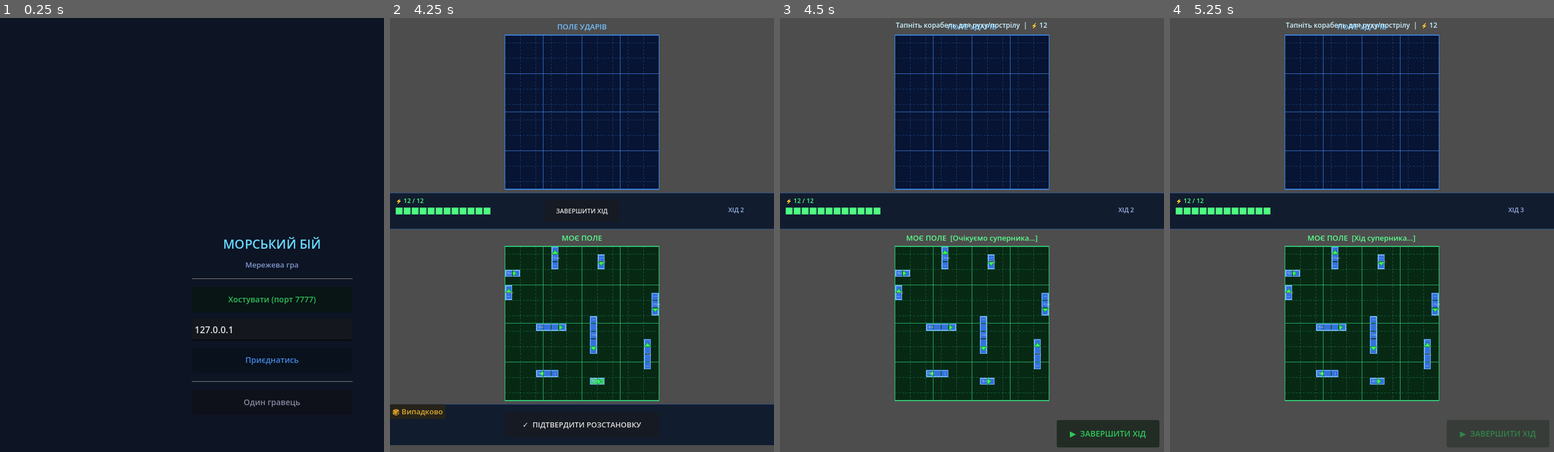
Above: before the commit, frames 1-4 (left to right).
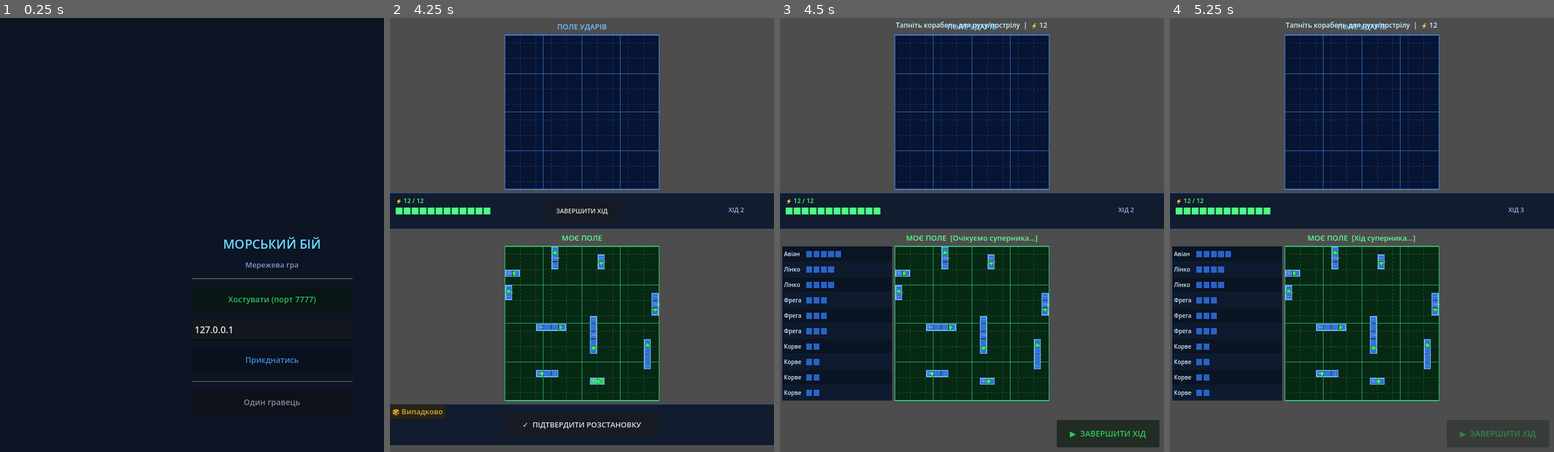
Above: after the commit, the same moments.

Repository: MaanAndrii/sea-battle
Game: Godot game, scene res://LobbyScene.tscn
Two runs of this game, one before a commit and one after it. Both use one fixed random seed, a clock stepped at 60 frames per second and the inputs below.
Inputs:
- Up to frame 1 (0.25 s): no input
- Up to frame 2 (4.25 s): click "Хостувати (порт 7777)" at 0.5 s; click "Приєднатись" at 1.25 s; click "Один гравець" at 2 s; click "ЗАВЕРШИТИ ХІД" at 2.75 s; click "🎲 Випадково" at 3.5 s
- Up to frame 3 (4.5 s): click "✓ ПІДТВЕРДИТИ РОЗСТАНОВКУ" at 4.25 s
- Up to frame 4 (5.25 s): click "▶ ЗАВЕРШИТИ ХІД" at 5 s

Frames 1-2 are identical in both runs. In frame 3, 10% of the frame differs, in the area x 0-30%, y 52-89%; in frame 4, 10%.

Commit message:
Fix sunk ship display, move controls right, add fleet panel
- NetworkManager: include sunk ships (is_placed=false, all sections hit)
  in _serialize_fleet with sunk:true flag so opponent receives authoritative
  wreckage data each turn
- NetworkOpponent: on_turn_received now calls _sink_opponent_ship when
  sunk:true arrives, guarded by marked_sunk to prevent double-call
- ShipMover: reposition all controls (arrows, rotation, commit) to a
  vertical column to the RIGHT of the lower grid; hide perpendicular
  arrows so only forward/backward are shown
- CombatManager: create FleetPanel to the LEFT of the lower grid showing
  all ships with section health, shot markers and move indicators;
  refresh on every status/plan change

https://claude.ai/code/session_01VfCu7HDBfMj15GfMbApm8E

Diff:
--- a/Scripts/CombatManager.gd
+++ b/Scripts/CombatManager.gd
@@ -33,6 +33,7 @@
 var _info_lbl:    Label       = null   # ліміти вибраного корабля
 var _commit_btn:  Button      = null
 var _undo_btn:    Button      = null
+var _fleet_panel: Control     = null
 
 const C_COMMIT = Color(0.2, 0.9, 0.4, 1.0)
 const C_UNDO   = Color(0.6, 0.6, 0.6, 0.9)
@@ -62,6 +63,9 @@
 	for ship in all_ships:
 		if ship.is_placed:
 			plan.append({ "ship": ship, "shots": [] as Array[Vector2i] })
+	if _fleet_panel:
+		_fleet_panel.set("plan_ref", plan)
+		_fleet_panel.queue_redraw()
 
 func _build_ui() -> void:
 	var vp = get_viewport().get_visible_rect().size
@@ -107,6 +111,20 @@
 	_commit_btn.mouse_filter = Control.MOUSE_FILTER_STOP
 	_commit_btn.pressed.connect(_on_execute_turn)
 	_ui_layer.add_child(_commit_btn)
+
+	# Панель флоту — ліворуч від нижнього поля
+	var lg_x = lower_grid.global_position.x
+	var lg_y = lower_grid.global_position.y
+	var lg_h = lower_grid.cell_size * 20.0
+	var fp_w = lg_x - 8.0
+	if fp_w >= 40.0:
+		_fleet_panel = Control.new()
+		_fleet_panel.set_script(load("res://Scripts/FleetPanel.gd"))
+		_fleet_panel.position = Vector2(4.0, lg_y)
+		_fleet_panel.size     = Vector2(fp_w, lg_h)
+		_fleet_panel.set("all_ships", all_ships)
+		_fleet_panel.set("plan_ref",  plan)
+		_ui_layer.add_child(_fleet_panel)
 
 # ─────────────────────────────────────────
 #  Input з GameScene
@@ -335,6 +353,9 @@
 				selected_ship.ship_name, turn_manager.energy])
 	else:
 		_set_status("Тапніть корабель для руху/пострілу  |  ⚡ %d" % turn_manager.energy)
+	if _fleet_panel:
+		_fleet_panel.set("selected_ship", selected_ship)
+		_fleet_panel.queue_redraw()
 
 func _refresh_info() -> void:
 	if not selected_ship:
--- /dev/null
+++ b/Scripts/FleetPanel.gd
@@ -0,0 +1,94 @@
+## FleetPanel.gd
+## Статус флоту — ліворуч від нижнього поля.
+## Показує: назву корабля, здоров'я секцій (кольорові квадрати),
+## мітки «рухався» і «стріляв» у поточному ході.
+
+extends Control
+
+var all_ships:    Array = []
+var plan_ref:     Array = []   # посилання на CombatManager.plan (той самий масив)
+var selected_ship         = null
+
+const C_INTACT   = Color(0.18, 0.44, 0.90, 0.85)
+const C_HIT      = Color(0.72, 0.10, 0.04, 0.90)
+const C_SUNK_SEC = Color(0.35, 0.35, 0.38, 0.55)
+const C_BG_EVEN  = Color(0.03, 0.07, 0.13, 0.78)
+const C_BG_ODD   = Color(0.05, 0.10, 0.18, 0.78)
+const C_BG_SEL   = Color(0.18, 0.36, 0.72, 0.28)
+const C_TEXT     = Color(0.82, 0.92, 1.00, 1.00)
+const C_TEXT_DIM = Color(0.48, 0.53, 0.58, 0.75)
+const C_BORDER   = Color(0.20, 0.35, 0.60, 0.40)
+const C_MOVED    = Color(0.20, 0.92, 0.35, 1.00)
+const C_SHOT     = Color(1.00, 0.30, 0.06, 1.00)
+const C_HIT_X    = Color(1.00, 0.28, 0.04, 1.00)
+
+func _draw() -> void:
+	if all_ships.is_empty(): return
+
+	var n      = all_ships.size()
+	var row_h  = clamp(size.y / float(n), 18.0, 36.0)
+	var font   = ThemeDB.fallback_font
+	var fsz    = int(clamp(row_h * 0.40, 8.0, 13.0))
+	var bsz    = clamp(row_h * 0.38, 5.0, 12.0)   # section box size
+	var bgap   = bsz + 2.5
+
+	# Overall background
+	draw_rect(Rect2(Vector2.ZERO, size), Color(0.03, 0.07, 0.13, 0.80))
+
+	for i in range(n):
+		var ship   = all_ships[i]
+		var ry     = i * row_h
+		var is_sel = (ship == selected_ship)
+		var ds     = ship.get("damaged_sections")
+		if not (ds is Array): ds = []
+		var is_sunk  = not ship.is_placed
+		var text_col = C_TEXT_DIM if is_sunk else C_TEXT
+
+		# Row background
+		var row_bg = C_BG_SEL if is_sel else (C_BG_ODD if i % 2 else C_BG_EVEN)
+		draw_rect(Rect2(0, ry, size.x, row_h - 1.0), row_bg)
+
+		# Ship name (up to 5 chars)
+		var nm = ship.ship_name.left(5)
+		draw_string(font,
+			Vector2(3, ry + (row_h + fsz) * 0.5 - 1),
+			nm, HORIZONTAL_ALIGNMENT_LEFT, 38, fsz, text_col)
+
+		# Section health boxes
+		var bx = 42.0
+		var by = ry + (row_h - bsz) * 0.5
+		for j in range(ship.size):
+			var hit = ds.size() > j and ds[j]
+			var bc  = C_SUNK_SEC if is_sunk else (C_HIT if hit else C_INTACT)
+			var rx  = bx + j * bgap
+			draw_rect(Rect2(rx, by, bsz, bsz), bc)
+			if hit and not is_sunk:
+				var p = 1.5
+				draw_line(Vector2(rx + p, by + p),
+				          Vector2(rx + bsz - p, by + bsz - p), C_HIT_X, 1.5)
+				draw_line(Vector2(rx + bsz - p, by + p),
+				          Vector2(rx + p, by + bsz - p),       C_HIT_X, 1.5)
+
+		# Icons
+		var ix = bx + ship.size * bgap + 4.0
+		var iy = ry + (row_h + fsz) * 0.5 - 1.0
+
+		if ship.get("has_moved") == true:
+			draw_string(font, Vector2(ix, iy), "▶", HORIZONTAL_ALIGNMENT_LEFT,
+				-1, fsz, C_MOVED)
+			ix += fsz + 3.0
+
+		# Count shots in plan for this ship
+		var shots_n = 0
+		for entry in plan_ref:
+			if entry["ship"] == ship:
+				shots_n = (entry["shots"] as Array).size()
+				break
+		if ship.get("shoot_marked") == true or shots_n > 0:
+			var lbl = ("×%d" % shots_n) if shots_n > 0 else "×"
+			draw_string(font, Vector2(ix, iy), lbl, HORIZONTAL_ALIGNMENT_LEFT,
+				-1, fsz, C_SHOT)
+
+	# Side borders
+	draw_line(Vector2(0, 0), Vector2(0, size.y),          C_BORDER, 1.0)
+	draw_line(Vector2(size.x - 1, 0), Vector2(size.x - 1, size.y), C_BORDER, 1.0)
--- a/Scripts/NetworkManager.gd
+++ b/Scripts/NetworkManager.gd
@@ -87,12 +87,20 @@
 	var result := []
 	for i in range(ships.size()):
 		var ship = ships[i]
-		if not ship.is_placed: continue
+		# Check if ship is sunk (not placed but all sections hit)
+		var ds = ship.get("damaged_sections")
+		var is_sunk = false
+		if not ship.is_placed and ds is Array and ds.size() > 0:
+			is_sunk = true
+			for d in ds:
+				if not d: is_sunk = false; break
+		if not ship.is_placed and not is_sunk: continue
 		result.append({
-			"fleet_idx":     i,          # стабільний індекс — унікальний навіть для однойменних кораблів
+			"fleet_idx":     i,
 			"name":          ship.ship_name,
 			"size":          ship.size,
 			"rotation_step": ship.rotation_step,
 			"cells":         ship.cells.map(func(c): return [c.x, c.y]),
+			"sunk":          is_sunk,
 		})
 	return result
--- a/Scripts/NetworkOpponent.gd
+++ b/Scripts/NetworkOpponent.gd
@@ -113,6 +113,10 @@
 		var hit_sec: Array = _opponent_ships[idx]["hit_sections"]
 		if hit_sec.size() != sz:
 			while hit_sec.size() < sz: hit_sec.append(false)
+		# Авторитетне підтвердження потоплення від суперника
+		if ship_data.get("sunk", false) and not _opponent_ships[idx].get("marked_sunk", false):
+			_opponent_ships[idx]["marked_sunk"] = true
+			_sink_opponent_ship(_opponent_ships[idx])
 
 	# Застосовуємо постріли суперника по нашому флоту
 	for shot_arr in (turn.get("shots", []) as Array):
--- a/Scripts/ShipMover.gd
+++ b/Scripts/ShipMover.gd
@@ -136,35 +136,46 @@
 		_hide_all_ui()
 		return
 
-	var cs     = selected_ship.cell_size
-	var center = _current_center_px()
-
-	# ── Стрілки ──
-	# Отримуємо межі нижнього поля через grid_renderer
-	var gr          = grid_renderer
-	var grid_left   = gr.global_position.x
-	var grid_right  = gr.global_position.x + cs * 20.0
-	var grid_top    = gr.global_position.y
-	var grid_bottom = gr.global_position.y + cs * 20.0
-	var btn_half    = BTN_SIZE / 2.0
-
-	# Стрілки — за межами поля по відповідній стороні
-	var positions = [
-		Vector2(center.x, grid_top    - BTN_SIZE.y * 0.5 - 4),   # ▲ над полем
-		Vector2(center.x, grid_bottom + BTN_SIZE.y * 0.5 + 4),   # ▼ під полем
-		Vector2(grid_left  - BTN_SIZE.x * 0.5 - 4, center.y),    # ◄ ліворуч
-		Vector2(grid_right + BTN_SIZE.x * 0.5 + 4, center.y),    # ► праворуч
-	]
+	var cs        = selected_ship.cell_size
+	var gr        = grid_renderer
+	var grid_right = gr.global_position.x + cs * 20.0
+	var grid_top   = gr.global_position.y
+
+	# Вертикальна колонка ПРАВОРУЧ від поля
+	var col_x = grid_right + 4.0
+	var cy    = grid_top + 8.0
+
+	# Мітка витрат
+	_cost_label.visible  = true
+	_cost_label.text     = "⚡ %d" % energy_spent
+	_cost_label.position = Vector2(col_x, cy)
+	var ratio = float(energy_spent) / float(turn_manager.MAX_ENERGY)
+	var c_col = Color(1.0, 0.3, 0.2) if ratio > 0.7 \
+		else (Color(1.0, 0.85, 0.2) if ratio > 0.4 else Color(0.3, 1.0, 0.4))
+	_cost_label.add_theme_color_override("font_color", c_col)
+	cy += 22.0
+
+	# Тільки стрілки вперед/назад (перпендикулярні — ховаємо)
+	var fwd_dir  = _forward_dir()
+	var bwd_dir  = Vector2i(-fwd_dir.x, -fwd_dir.y)
+	var mov_cost = turn_manager.move_cost(selected_ship.get("damaged") == true)
+	var fwd_btn: Button = null
+	var bwd_btn: Button = null
 	for i in range(4):
-		var btn  = _arrow_btns[i]
-		var cost = turn_manager.move_cost(selected_ship.get("damaged") == true)
-		var can  = _can_move_dir(DIRS[i]) and turn_manager.can_afford(energy_spent + cost)
-		btn.visible  = true
-		btn.disabled = not can
-		btn.modulate = C_ARROW_OK if can else C_ARROW_NO
-		btn.position = positions[i] - btn_half
-
-	# ── Повороти — під полем, поряд зі стрілкою ▼ ──
+		var btn = _arrow_btns[i]
+		if   DIRS[i] == fwd_dir: fwd_btn = btn
+		elif DIRS[i] == bwd_dir: bwd_btn = btn
+		else: btn.visible = false
+
+	if fwd_btn:
+		var can      = _can_move_dir(fwd_dir) and turn_manager.can_afford(energy_spent + mov_cost)
+		fwd_btn.visible  = true
+		fwd_btn.disabled = not can
+		fwd_btn.modulate = C_ARROW_OK if can else C_ARROW_NO
+		fwd_btn.position = Vector2(col_x, cy)
+	cy += BTN_SIZE.y + 4.0
+
+	# Повороти
 	var rot_cost = turn_manager.rotation_cost(selected_ship.size,
 		selected_ship.get("damaged") == true)
 	var can_rot  = turn_manager.can_afford(energy_spent + rot_cost)
@@ -172,24 +183,25 @@
 	_rotate_cw.visible   = true
 	_rotate_ccw.disabled = not can_rot
 	_rotate_cw.disabled  = not can_rot
-	# Ліворуч і праворуч від стрілки ▼
-	var down_pos = positions[1] - btn_half
-	_rotate_ccw.position = Vector2(down_pos.x - 58, grid_bottom + 4)
-	_rotate_cw.position  = Vector2(down_pos.x + 58, grid_bottom + 4)
-
-	# ── Мітка витрат — над кораблем ──
-	_cost_label.visible  = true
-	_cost_label.text     = "⚡ %d" % energy_spent
-	_cost_label.position = Vector2(center.x - 20, selected_ship.global_position.y - 26)
-	var ratio = float(energy_spent) / float(turn_manager.MAX_ENERGY)
-	var col = Color(1.0, 0.3, 0.2) if ratio > 0.7 \
-		else (Color(1.0, 0.85, 0.2) if ratio > 0.4 else Color(0.3, 1.0, 0.4))
-	_cost_label.add_theme_color_override("font_color", col)
-
-	# ── Кнопка «Виконати хід» — під кораблем ──
+	_rotate_ccw.modulate = C_ROTATE if can_rot else C_ARROW_NO
+	_rotate_cw.modulate  = C_ROTATE if can_rot else C_ARROW_NO
+	_rotate_ccw.position = Vector2(col_x, cy)
+	cy += _rotate_ccw.size.y + 2.0
+	_rotate_cw.position  = Vector2(col_x, cy)
+	cy += _rotate_cw.size.y + 4.0
+
+	if bwd_btn:
+		var can      = _can_move_dir(bwd_dir) and turn_manager.can_afford(energy_spent + mov_cost)
+		bwd_btn.visible  = true
+		bwd_btn.disabled = not can
+		bwd_btn.modulate = C_ARROW_OK if can else C_ARROW_NO
+		bwd_btn.position = Vector2(col_x, cy)
+	cy += BTN_SIZE.y + 4.0
+
+	# Кнопка завершення ходу
 	_commit_btn.visible  = true
-	var _ps = selected_ship.call("pixel_size") as Vector2
-	_commit_btn.position = Vector2(center.x - 80, selected_ship.global_position.y + _ps.y + 8)
+	_commit_btn.size     = Vector2(BTN_SIZE.x, 48)
+	_commit_btn.position = Vector2(col_x, cy)
 
 	queue_redraw()
 
